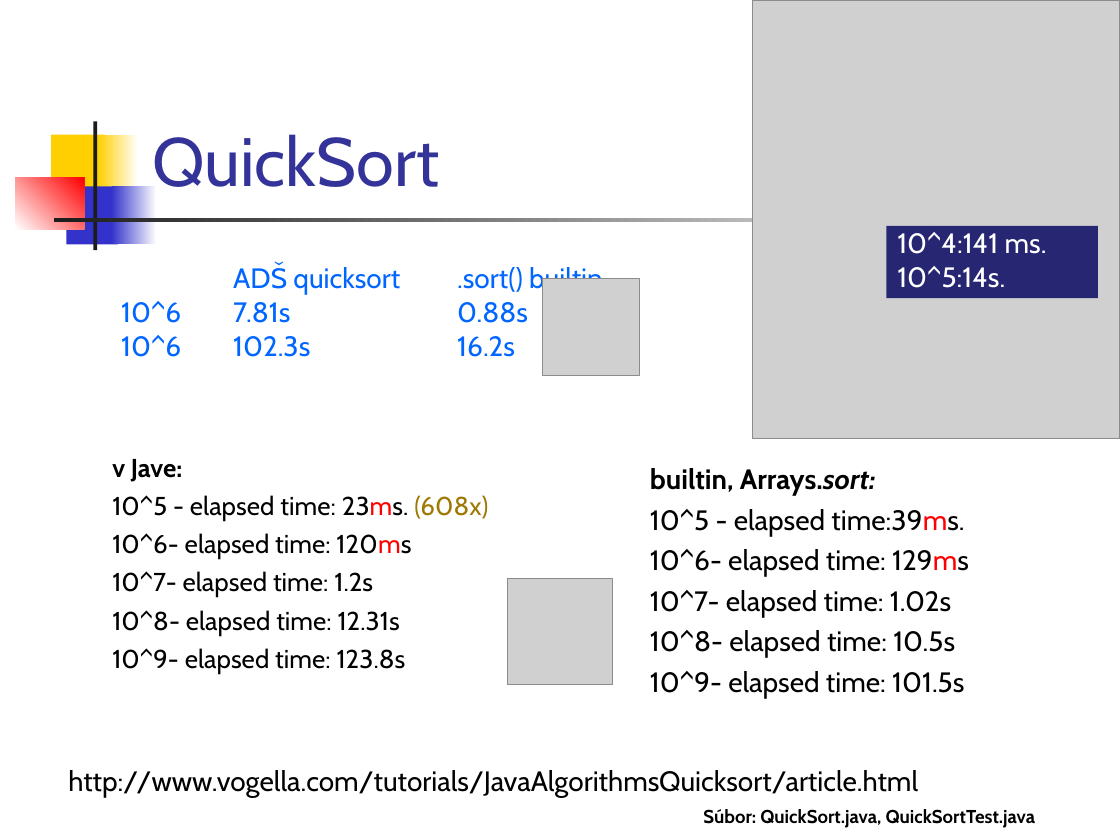
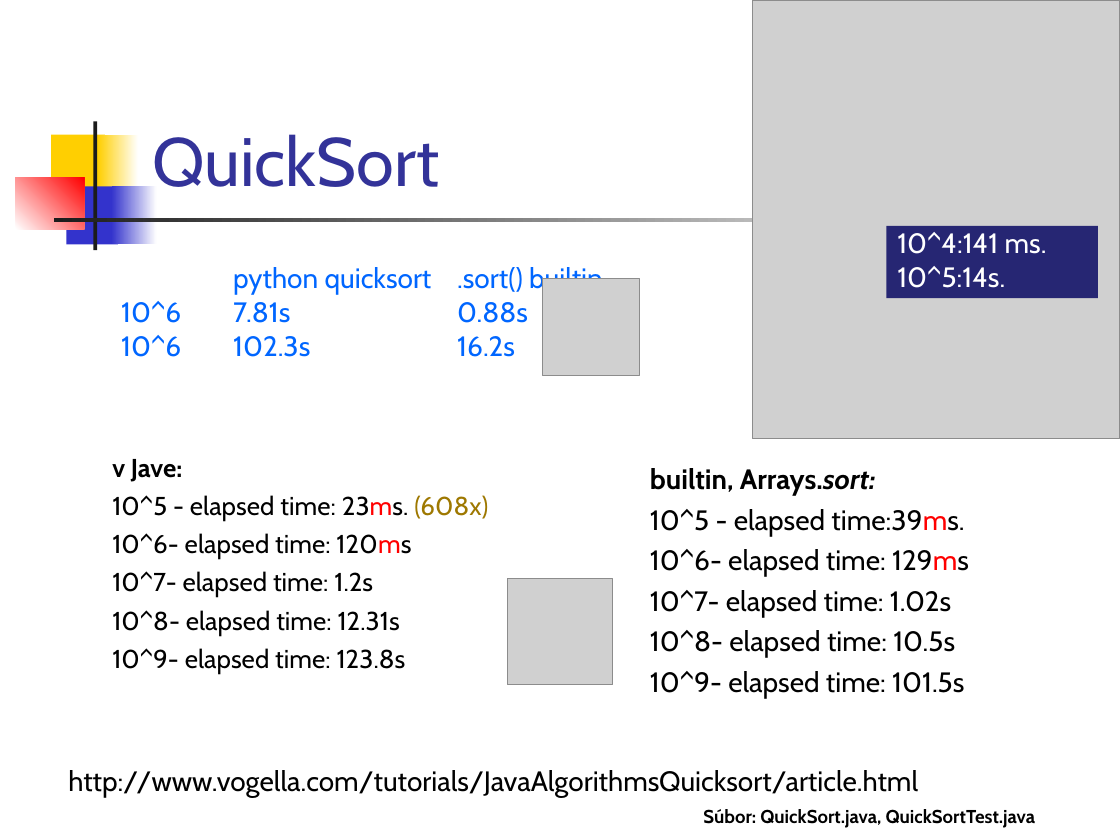
Before and after one commit to Programovanie4/Prednasky, a slide deck: slide 47 of 02/02_java.ppt. Drawn at 1120x840 pixels with LibreOffice and Linux fonts; fonts in the diff are those of the drawing; grey boxes stand for pictures. Boxes give left, top, right and bottom in pixels: in the first picture for what was removed or moved away, otherwise in the second. Text is boxed around its words. In the diff, an @@ line names an element or a change of style, - is before the commit and + after.

```diff
--- a/02/02_java.ppt
+++ b/02/02_java.ppt
@@ text at (x1=233, y1=265, x2=603, y2=295): text changed @@
-ADŠ quicksort .sort() builtin
+python quicksort .sort() builtin
```
Also in this commit, not shown: 3 other files.
